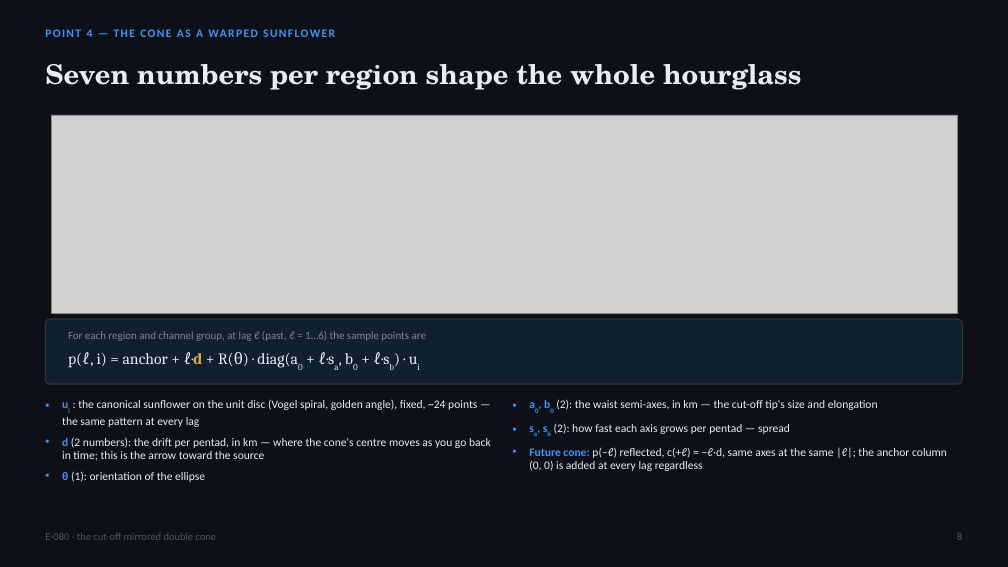
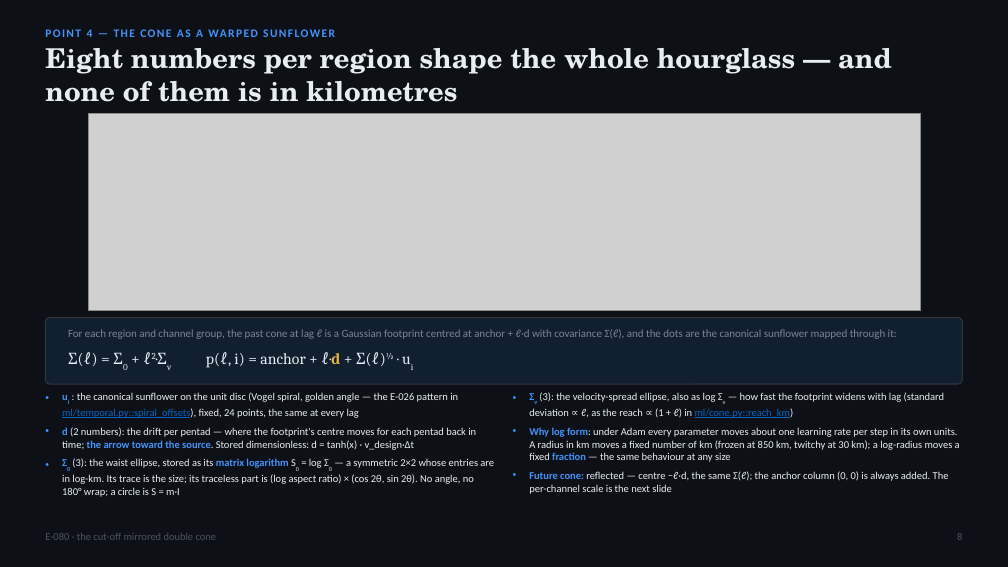
Before and after one commit to blauewelt/earth, a slide deck: slide 8 of ml/plans/E080_hourglass_cone_deck.pptx. Drawn at 1008x567 pixels with LibreOffice and Linux fonts; fonts in the diff are those of the drawing; grey boxes stand for pictures. Boxes give left, top, right and bottom in pixels: in the first picture for what was removed or moved away, otherwise in the second. Text is boxed around its words. In the diff, an @@ line names an element or a change of style, - is before the commit and + after.

```diff
--- a/ml/plans/E080_hourglass_cone_deck.pptx
+++ b/ml/plans/E080_hourglass_cone_deck.pptx
@@ text at [45,48,892,102]: text changed @@
-Seven numbers per region shape the whole hourglass
+Eight numbers per region shape the whole hourglass — and none of them is in kilometres
@@ picture: place and size @@
-picture at [51,115,957,313]
+picture at [88,113,920,311]
@@ rounded rectangle at [45,318,963,384]: proportions changed @@
@@ text at [68,329,897,339]: text changed @@
-For each region and channel group, at lag ℓ (past, ℓ = 1…6) the sample points are
+For each region and channel group, the past cone at lag ℓ is a Gaussian footprint centred at anchor + ℓ·d with covariance Σ(ℓ), and the dots are the canonical sunflower mapped through it:
@@ text at [68,352,394,368]: text changed @@
-p(ℓ, i) = anchor + ℓ·d + R(θ) · diag(a0 + ℓ·sa, b0 + ℓ·sb) · ui
+Σ(ℓ) = Σ0 + ℓ2·Σv p(ℓ, i) = anchor + ℓ·d + Σ(ℓ)½ · ui
@@ text at [62,392,494,497]: text changed; size 11 to 10 pt @@
-• ui : the canonical sunflower on the unit disc (Vogel spiral, golden angle), fixed, ~24 points — the same pattern at every lag
-• d (2 numbers): the drift per pentad, in km — where the cone's centre moves as you go back in time; this is the arrow toward the source
-• θ (1): orientation of the ellipse
+• ui : the canonical sunflower on the unit disc (Vogel spiral, golden angle — the E-026 pattern in ml/temporal.py::spiral_offsets), fixed, 24 points, the same at every lag
+• d (2 numbers): the drift per pentad — where the footprint's centre moves for each pentad back in time; the arrow toward the source. Stored dimensionless: d = tanh(x) · v_design·Δt
+• Σ0 (3): the waist ellipse, stored as its matrix logarithm S0 = log Σ0 — a symmetric 2×2 whose entries are in log-km. Its trace is the size; its traceless part is (log aspect ratio) × (cos 2θ, sin 2θ). No angle, no 180° wrap; a circle is S = m·I
@@ text at [529,392,960,494]: text changed; size 11 to 10 pt @@
-• a0, b0 (2): the waist semi-axes, in km — the cut-off tip's size and elongation
-• sa, sb (2): how fast each axis grows per pentad — spread
-• Future cone: p(−ℓ) reflected, c(+ℓ) = −ℓ·d, same axes at the same |ℓ|; the anchor column (0, 0) is added at every lag regardless
+• Σv (3): the velocity-spread ellipse, also as log Σv — how fast the footprint widens with lag (standard deviation ∝ ℓ, as the reach ∝ (1 + ℓ) in ml/cone.py::reach_km)
+• Why log form: under Adam every parameter moves about one learning rate per step in its own units. A radius in km moves a fixed number of km (frozen at 850 km, twitchy at 30 km); a log-radius moves a fixed fraction — the same behaviour at any size
+• Future cone: reflected — centre −ℓ·d, the same Σ(ℓ); the anchor column (0, 0) is always added. The per-channel scale is the next slide
```
Also in this commit, not shown: 10 other slides changed, 3 slides added, 1 slide removed, 8 other files.
